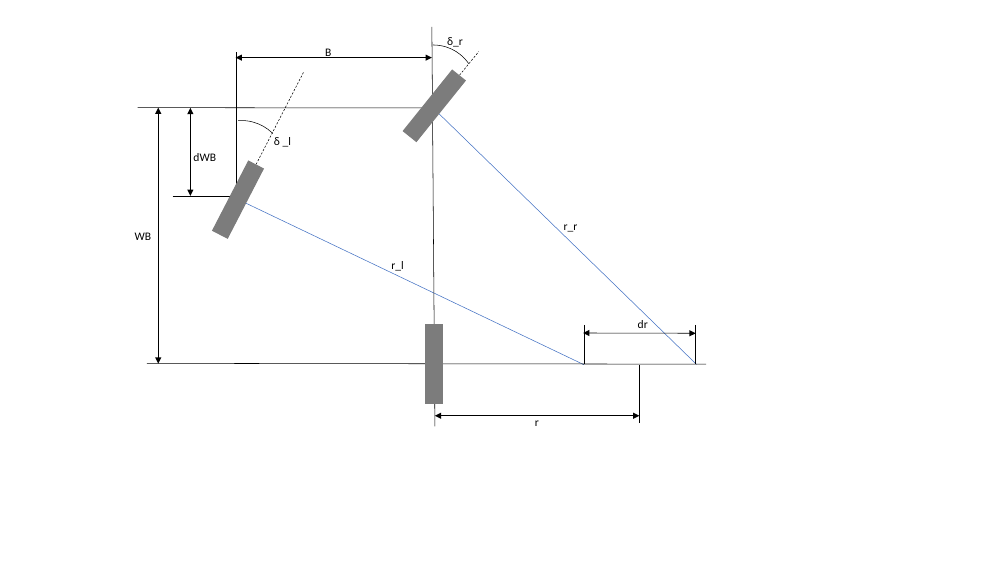
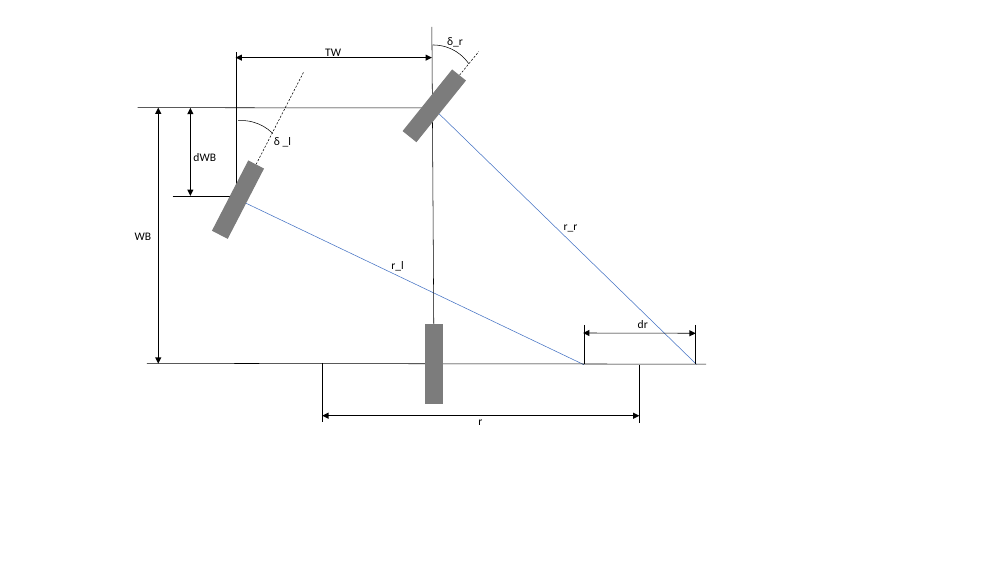
Before and after one commit to JasperBoogers/EngineeringOptimisation, a slide deck: slide 1 of Report/Pictures/Schematics.pptx. Drawn at 1008x567 pixels with LibreOffice and Linux fonts; fonts in the diff are those of the drawing. Boxes give left, top, right and bottom in pixels: in the first picture for what was removed or moved away, otherwise in the second. Text is boxed around its words. In the diff, an @@ line names an element or a change of style, - is before the commit and + after.

```diff
--- a/Report/Pictures/Schematics.pptx
+++ b/Report/Pictures/Schematics.pptx
@@ line moved from (435, 426) - (432, 26) to (434, 403) - (432, 26) @@
@@ text at (x1=325, y1=48, x2=341, y2=58): text changed @@
-B
+TW
@@ line added from (322, 422) to (322, 364), #000000 0.5 pt @@
@@ double arrow moved from (435, 416) - (640, 416) to (322, 416) - (640, 416) @@
@@ text "r" rewrapped from (x1=535, y1=420, x2=539, y2=426) to (x1=478, y1=415, x2=482, y2=425) @@
```
Also in this commit, not shown: 1 other slide changed, 5 other files.
